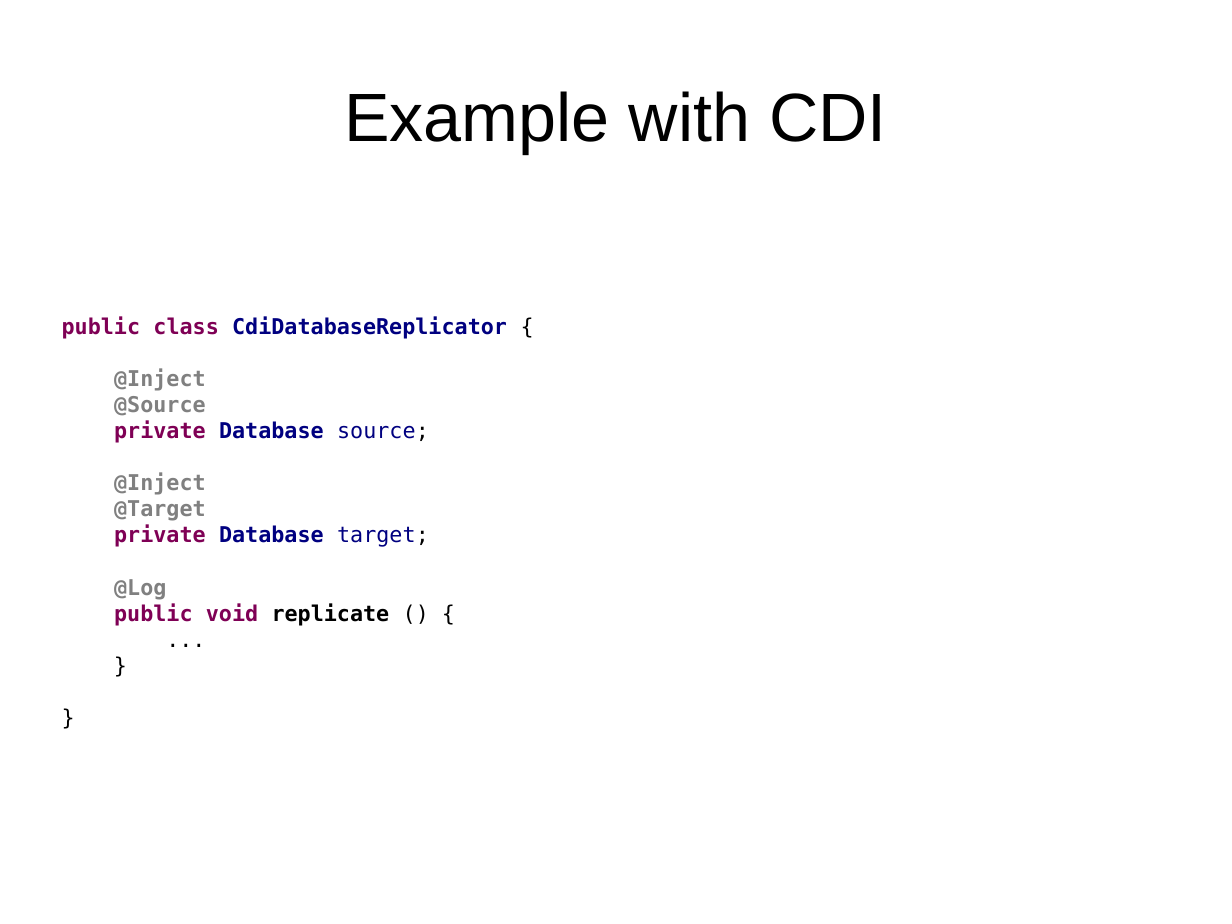
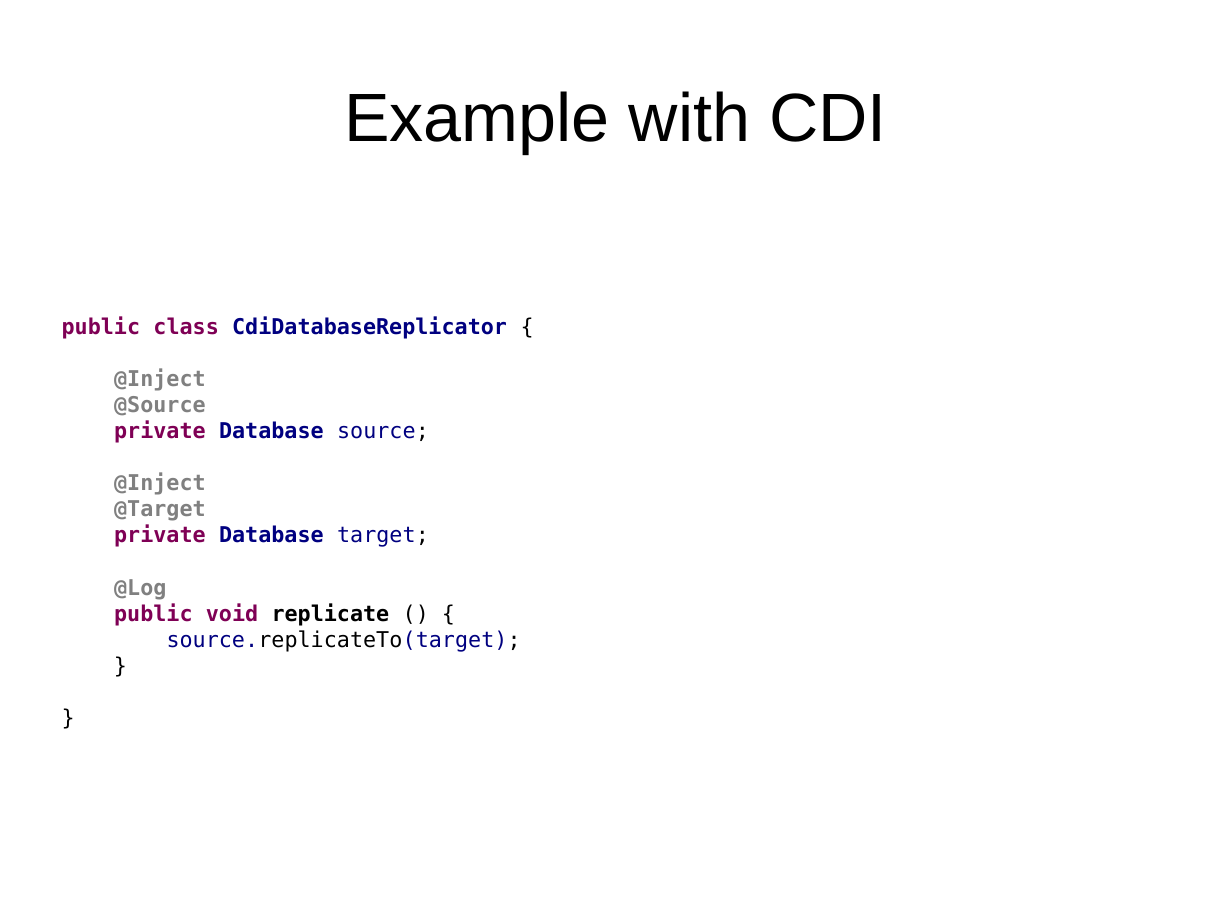
Before and after one commit to FrigoCoder/CDI, a slide deck: slide 10 of CDI.odp (slide 6 before the commit). Drawn at 1232x924 pixels with LibreOffice and Linux fonts; fonts in the diff are those of the drawing. Boxes give left, top, right and bottom in pixels: in the first picture for what was removed or moved away, otherwise in the second. Text is boxed around its words. In the diff, an @@ line names an element or a change of style, - is before the commit and + after.

```diff
--- a/CDI.odp
+++ b/CDI.odp
@@ text at [167, 630, 521, 652]: text changed; text colour #000000 to #000080 @@
-...
+source.replicateTo(target);
```
Also in this commit, not shown: 4 other slides changed, 4 slides added, 2 slides removed, 1 other file.
